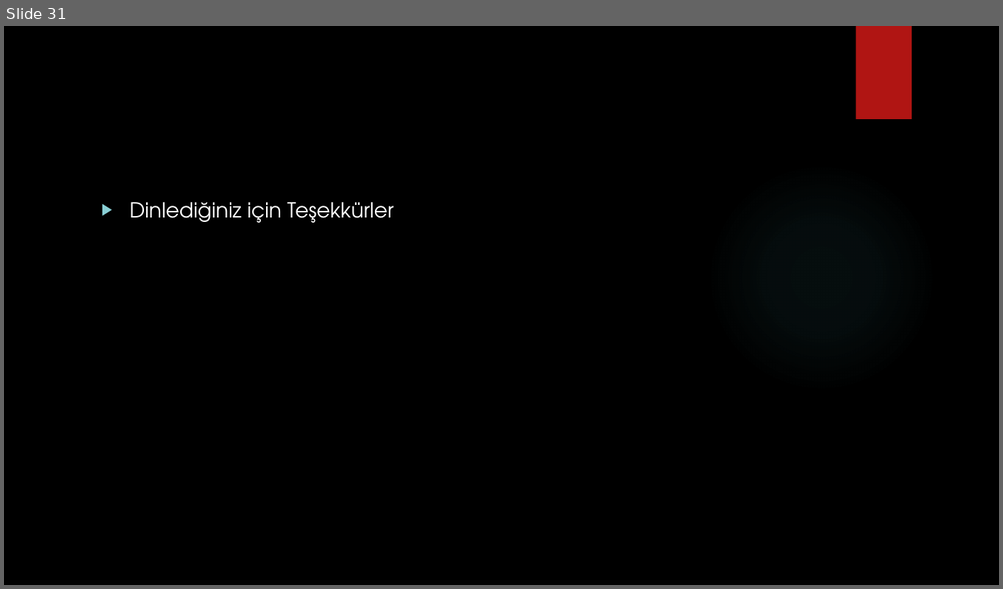
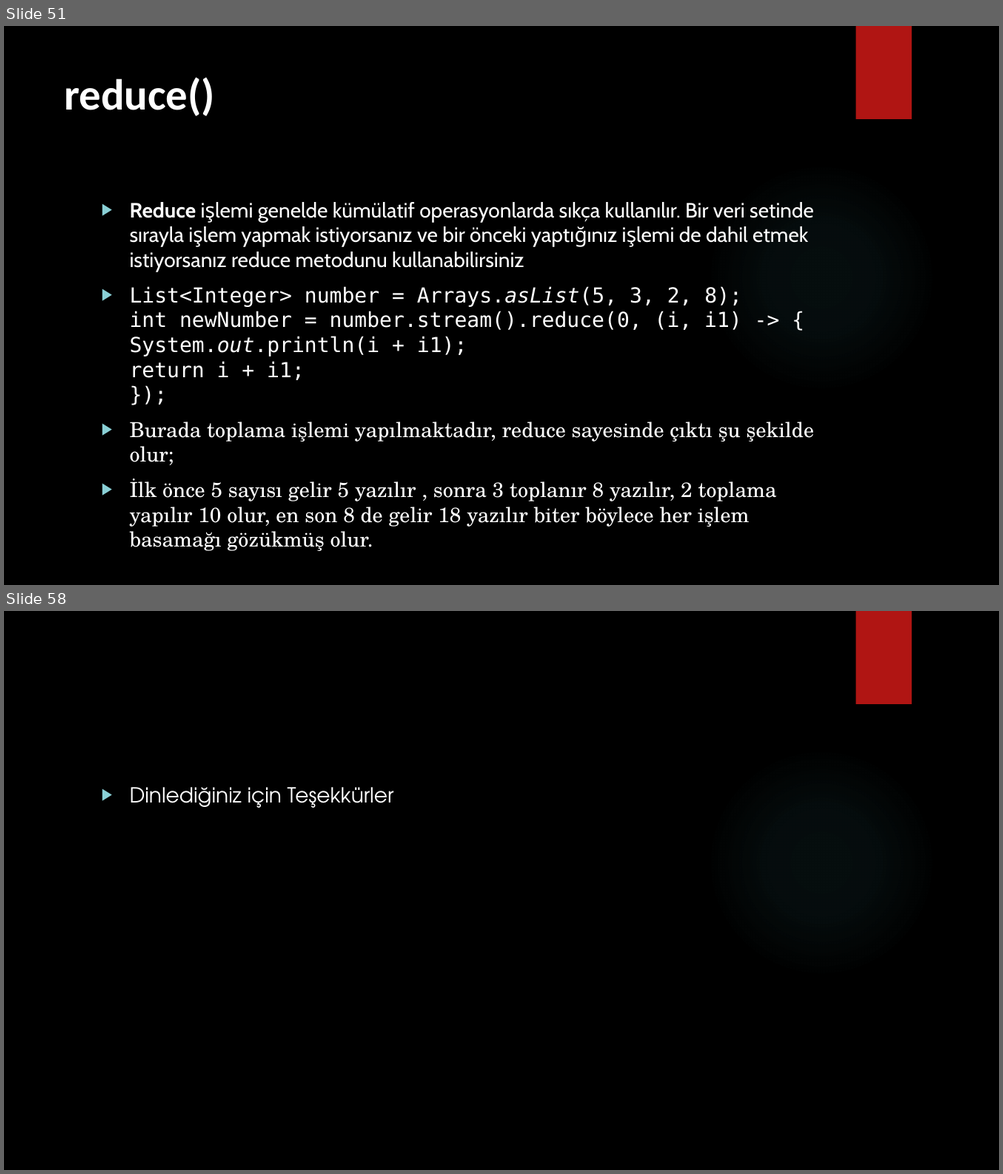
Before and after one commit to burakduman-bilgeadam/sunum, a slide deck: collection/Collections.pptx. Shown one above the other, each under a label of ours: slide 31 before the commit, slides 51 and 58 after it; the slides between them are not shown. The pictures are 1003x589 and 1003x1174 pixels, drawn with LibreOffice and Linux fonts; fonts in the diff are those of the drawing; background and template pictures are left out. Boxes give left, top, right and bottom in pixels: in the first picture for what was removed or moved away, otherwise in the second. Text is boxed around its words. In the diff, an @@ line names an element or a change of style, - is before the commit and + after.

```diff
--- a/collection/Collections.pptx
+++ b/collection/Collections.pptx
@@ slide 51 added at [4,26,999,585], background picture (left out); not listed: 2 template elements that a slide beside it also shows @@
@@ title added at [64,77,215,116], 42 pt, text #FFFFFF, bold @@
+reduce()
@@ text added at [130,202,814,548], 20 pt, text #FFFFFF @@
+▶ Reduce işlemi genelde kümülatif operasyonlarda sıkça kullanılır. Bir veri setinde sırayla işlem yapmak istiyorsanız ve bir önceki yaptığınız işlemi de dahil etmek istiyorsanız reduce metodunu kullanabilirsiniz
+▶ List<Integer> number = Arrays.asList(5, 3, 2, 8);
+  int newNumber = number.stream().reduce(0, (i, i1) -> {
+  System.out.println(i + i1);
+  return i + i1;
+  });
+▶ Burada toplama işlemi yapılmaktadır, reduce sayesinde çıktı şu şekilde olur;
+▶ İlk önce 5 sayısı gelir 5 yazılır , sonra 3 toplanır 8 yazılır, 2 toplama yapılır 10 olur, en son 8 de gelir 18 yazılır biter böylece her işlem basamağı gözükmüş olur.
@@ what was slide 31 is now slide 58 @@
```
Also in this commit, not shown: 26 other slides added.
